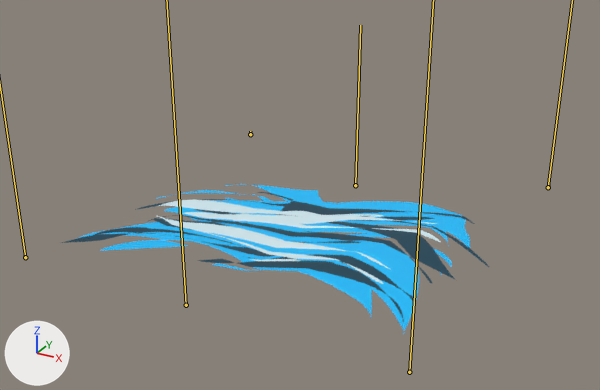
Two versions of the glTF model Project/Resources/Models/Effect8/Effect8.gltf, one commit apart.
The view is the same before and after, from a camera (50 mm lens) standing at (1.88, -3.5, 1.88) and looking at (-0.03, -0.03, 0.14). Lighting does not change. The marker at lower left points along +X, +Y and +Z. Both versions are drawn at frame 16 of the action 'アーマチュアアクション'; the numbers are the values there. The bones that bend it are drawn over the model as lines.

Names of what the first picture shows: '平面'.
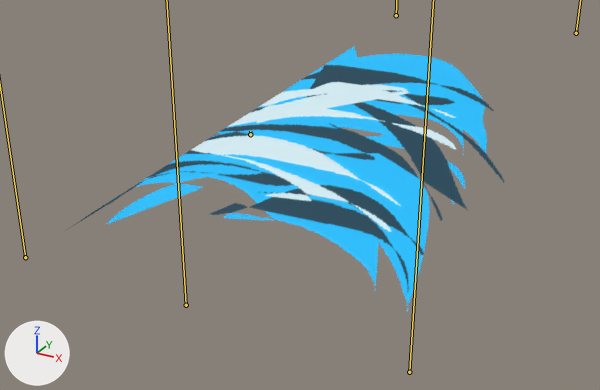
Location of each change, [x1, y1, x2, y2] in pixels of the pictures (600 x 390 px):
'平面', posed
    before: [62, 184, 489, 334]
    after: [65, 47, 504, 311]

What the commit changed:
Bone 'ボーン.001' (bone_ボーン_001) moves from (0.0, -0.059, 0.358) to (0.0, 0.853, -0.147).
Bone 'ボーン.002' (bone_ボーン_002) moves from (0.0, 0.0, 0.0) to (0.0, 0.834, -0.231).
